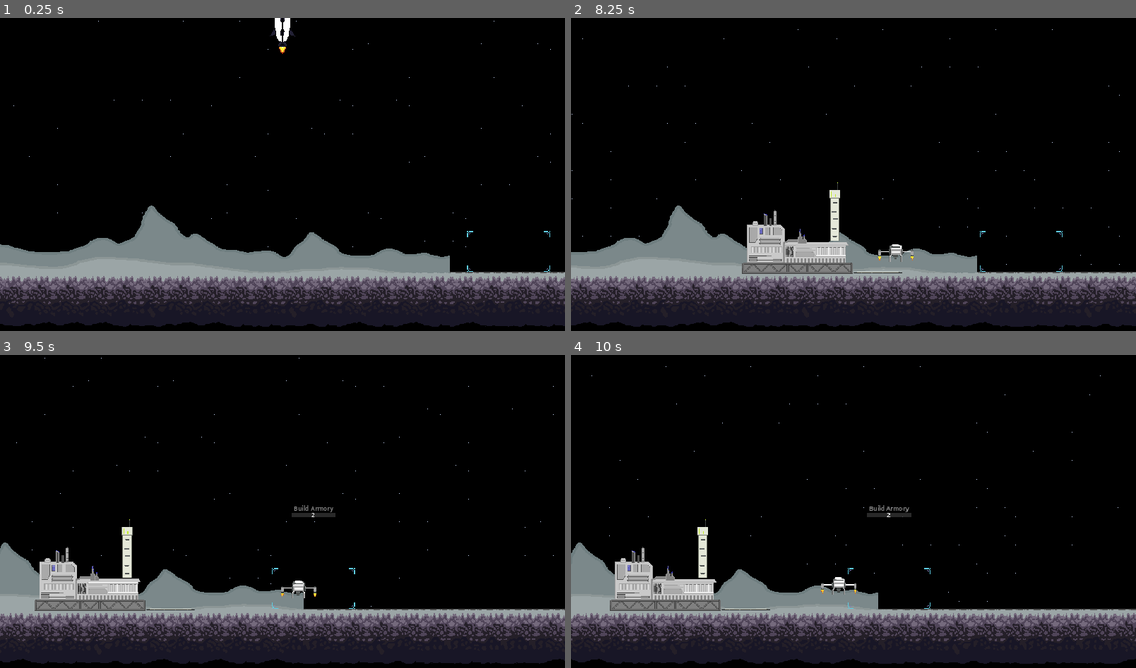
Above: before the commit, frames 1-4 (two rows, left to right).
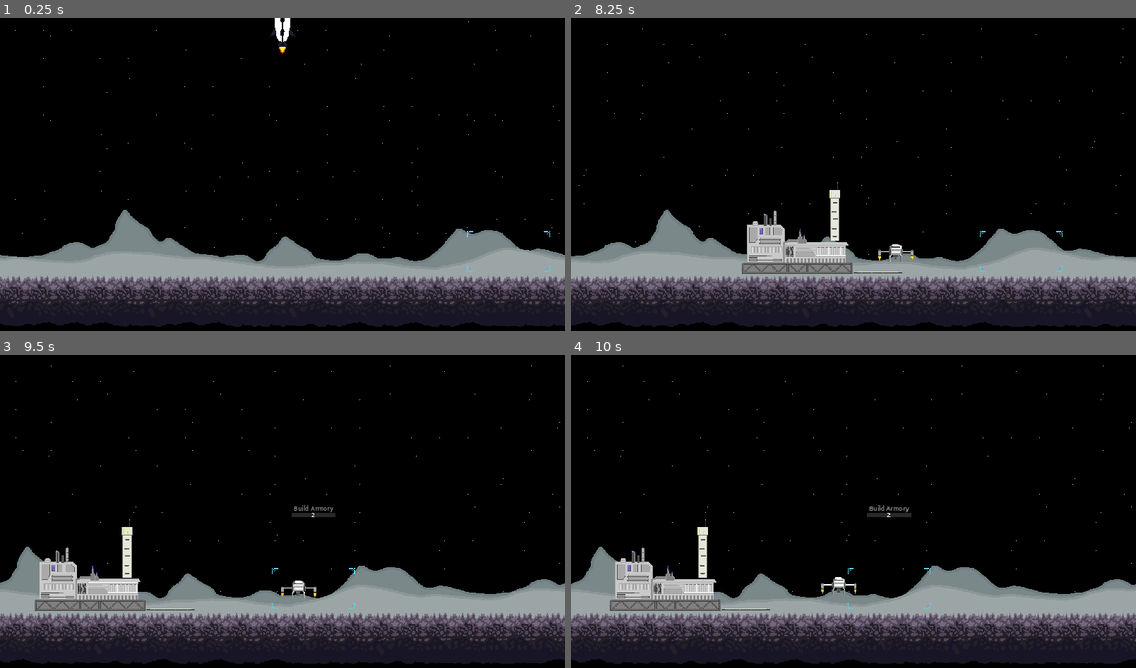
Above: after the commit, the same moments.

Repository: CaptainTiki/protoluna
Game: Godot game, scene res://Utilities/level_root.tscn
Two runs of this game, one before a commit and one after it. Both use one fixed random seed, a clock stepped at 60 frames per second and the inputs below.
Inputs (mouse positions are in pixels of both pictures, inside the frame that each line leads up to):
- Up to frame 1 (0.25 s): no input
- Up to frame 2 (8.25 s): move the mouse to (977, 161) at 0.52 s; hold Right (right) 0.53-2.03 s; tap Space (interact) every 0.75 s from 0.6 to 8.1 s; move the mouse to (740, 193) at 1.27 s; move the mouse to (910, 105) at 2.02 s; hold Left (left) 2.03-2.78 s; move the mouse to (825, 240) at 2.77 s; hold Right (right) 2.78-4.28 s; move the mouse to (1023, 224) at 3.52 s; move the mouse to (684, 127) at 4.27 s; hold Left (left) 4.28-5.03 s; move the mouse to (881, 177) at 5.02 s; hold Right (right) 5.03-5.78 s; move the mouse to (768, 96) at 5.77 s; hold Left (left) 5.78-7.28 s; move the mouse to (977, 161) at 6.52 s; move the mouse to (740, 193) at 7.27 s; hold Right (right) from 7.28 s (still down); move the mouse to (910, 105) at 8.02 s
- Up to frame 3 (9.5 s): keep holding Right (right); move the mouse to (254, 577) at 8.77 s; tap Space (interact) at 8.85 s
- Up to frame 4 (10 s): move the mouse to (1023, 561) at 9.52 s; release Right (right) at 9.53 s; hold Left (left) from 9.53 s (still down); tap Space (interact) at 9.6 s

The runs differ from the first frame. In frame 1, 5.6% of the frame differs, in the area x 0-100%, y 0-82%; in frame 2, 4.4%; in frame 3, 5.3%; in frame 4, 5.3%.
Error after the commit: Parse Error: Expected ":" after function declaration. (res://Units/StateMachine/do_work_state_node.gd:9)

Commit message:
Begin work on worker functions
move to work state
do work state

Diff:
--- a/Buildings/Armory/deploy_armory_node.gd
+++ b/Buildings/Armory/deploy_armory_node.gd
@@ -1,4 +1,4 @@
-extends Node2D
+extends Building
 
 @onready var animation_player: AnimationPlayer = $AnimationPlayer
 @onready var rootNode = $"../../Buildings"
@@ -8,6 +8,8 @@
 
 func _ready() -> void:
 	animation_player.play("Deploy")
+	current_health = 0.0
+	notify_gamemanager()
 	pass
 
 func _process(_delta: float) -> void:
--- a/Buildings/building.gd
+++ b/Buildings/building.gd
@@ -9,15 +9,14 @@
 @export var bar_label : String #this will display the cost of upgrading
 @export var bar_size : Vector2 = Vector2(100,10)
 @export var bar_offset : Vector2 = Vector2(-50,-220)
-
 @export var action_cost : int = 5
-
-@export var health : float = 30
-
+@export var max_health : float = 30.0
 @export var building_cost : float = 5.0 #how high of a priorty target are we for the AI
 
 var cost_increase: int = 2 #default - needs to be changed in init function
 var current_resources : int = 0
+
+var current_health : float
 
 func _init() -> void:
 	add_to_group("friendly")
@@ -30,3 +29,6 @@
 
 func get_target_cost() -> float:
 	return building_cost
+
+func notify_gamemanager():
+	GameManager.notify_building_request(self) #tell thhe game manager we need worker drones
--- a/Components/Scripts/hit_box_component.gd
+++ b/Components/Scripts/hit_box_component.gd
@@ -4,6 +4,7 @@
 
 @export var health_component : HealthComponent
 
+@warning_ignore("unused_signal")
 signal hitbox_hit
 
 func take_damage(dmg : int) -> void:
--- a/Managers/Scripts/game_manager.gd
+++ b/Managers/Scripts/game_manager.gd
@@ -1,4 +1,7 @@
 class_name Game_Manager extends Node
+
+@warning_ignore("unused_signal")
+signal building_request(building: Building)
 
 var debug_node_scene : PackedScene = preload("res://Managers/debug_node.tscn")
 var playerDronescene : PackedScene = preload("res://Units/PlayerDrone/player_drone.tscn")
@@ -7,6 +10,9 @@
 var player : Player_Drone
 
 var interaction_speed : float = 1.5
+
+var worker_drones : Array[Actor] = [] #to keep track of our drones
+var worker_requests : Array[Building] = [] #queue to keep track of build / repairs
 
 # Called when the node enters the scene tree for the first time.
 func _ready():
@@ -41,3 +47,12 @@
 	debug_node.update_time(is_daytime, time)
 func _on_timer_timeout() -> void:
 	pass # Replace with function body.
+
+func add_worker(worker : Actor) -> void:
+	worker_drones.append(worker) #add new drone to list of drones
+	pass
+
+func notify_building_request(building: Building) -> void:
+	worker_requests.append(building)
+	emit_signal("building_request", building)
+	pass
--- /dev/null
+++ b/Units/StateMachine/do_work_state_node.gd
@@ -0,0 +1,9 @@
+class_name DoWorkState extends StateNode
+
+@export var actor : Actor
+@export var animator : AnimationPlayer
+@export var animation_name : String = "idle"
+
+@export var exit_state : StateNode
+
+func enter_state()
--- a/Units/StateMachine/idle_state_node.gd
+++ b/Units/StateMachine/idle_state_node.gd
@@ -8,6 +8,8 @@
 @export var idle_time_max : float = 3.0
 
 @export var exit_state : StateNode
+@export var wander_state : StateNode
+@export var build_request_state : StateNode
 
 var timer
 
@@ -37,4 +39,7 @@
 func _process(_delta) -> void:
 	if timer.time_left <= 0:
 		_exit_state()
+	if actor.has_method("has_build_request"):
+		if actor.has_build_request():
+			exit_state = build_request_state
 	pass
--- /dev/null
+++ b/Units/StateMachine/move_to_state_node.gd
@@ -0,0 +1,31 @@
+class_name MoveToState extends StateNode
+
+@export var actor : Actor
+@export var animator : AnimationPlayer
+@export var animation_name : String = "wander"
+
+@export var exit_state : StateNode
+
+func _ready() -> void:
+	set_process(false)
+	set_physics_process(false)
+
+func _enter_state() -> void:
+	set_process(true)
+	set_physics_process(true)
+	animator.play(animation_name)
+	actor.is_moving = false
+	actor.move_direction = 0
+
+	if actor is WorkerDrone:
+		var building_collider = actor.build_request_target.get_node("CollisionShape2D")
+
+
+func _exit_state() -> void:
+	state_exit_signal.emit()
+	set_process(false)
+	set_physics_process(false)
+
+func _process(_delta) -> void:
+	_exit_state()
+	pass
--- a/Units/StateMachine/wander_state_node.gd
+++ b/Units/StateMachine/wander_state_node.gd
@@ -10,6 +10,8 @@
 @export var wander_time_max : float = 3.0
 
 @export var exit_state : StateNode
+@export var idle_state : StateNode
+@export var build_request_state : StateNode
 
 func _ready() -> void:
 	set_process(false)
@@ -34,6 +36,10 @@
 	pass
 
 func _process(_delta) -> void:
+	if actor.has_method("has_build_request"):
+		if actor.has_build_request():
+			exit_state = build_request_state
+		pass
 	if timer.time_left <= 0:
 		_exit_state()
 	pass
--- a/Units/WorkerDrone/worker_drone.gd
+++ b/Units/WorkerDrone/worker_drone.gd
@@ -1,4 +1,9 @@
 class_name WorkerDrone extends Actor
+
+@onready var state_machine = $StateMachine
+
+var is_idle = true
+var build_request_target : Building
 
 func _init():
 	super._init()
@@ -6,6 +11,7 @@
 
 func _ready() -> void:
 	GameManager.add_debug_info(self.name, str(velocity))
+	GameManager.connect("building_request",_on_build_request)
 	pass
 
 func _process(_delta):
@@ -35,3 +41,14 @@
 		velocity += get_gravity()
 
 	move_and_slide()
+
+func _on_build_request() -> void:
+	if is_idle:
+		is_idle = false
+		#change state to working
+	pass
+
+func has_build_request() -> bool:
+	if not build_request_target == null:
+		return true
+	return false
--- a/Units/WorkerDrone/worker_drone.tscn
+++ b/Units/WorkerDrone/worker_drone.tscn
@@ -1,11 +1,13 @@
-[gd_scene load_steps=12 format=3 uid="uid://bibl2spaf5lnm"]
+[gd_scene load_steps=14 format=3 uid="uid://bibl2spaf5lnm"]
 
 [ext_resource type="Script" path="res://Units/WorkerDrone/worker_drone.gd" id="1_jgtm0"]
 [ext_resource type="Texture2D" uid="uid://bognrv2poasve" path="res://Assets/Sprites/Vehicles/WorkerDrone/WorkerDrone.png" id="2_bxlbm"]
 [ext_resource type="Script" path="res://Units/StateMachine/state_machine.gd" id="3_wkit2"]
 [ext_resource type="PackedScene" uid="uid://dpg00t6bm23ut" path="res://Units/StateMachine/idle_state_node.tscn" id="4_giibt"]
 [ext_resource type="PackedScene" uid="uid://bubu0n0kp0fk8" path="res://Units/StateMachine/wander_state_node.tscn" id="4_nhe2b"]
+[ext_resource type="Script" path="res://Units/StateMachine/move_to_state_node.gd" id="6_1omjk"]
 [ext_resource type="PackedScene" uid="uid://cx7hoin0moo2f" path="res://Units/unit_light.tscn" id="6_bswpp"]
+[ext_resource type="Script" path="res://Units/StateMachine/do_work_state_node.gd" id="7_50dcp"]
 
 [sub_resource type="Animation" id="Animation_wcfop"]
 length = 0.001
@@ -89,14 +91,32 @@
 script = ExtResource("3_wkit2")
 current_state = NodePath("IdleStateNode")
 
-[node name="IdleStateNode" parent="StateMachine" node_paths=PackedStringArray("actor", "animator", "exit_state") instance=ExtResource("4_giibt")]
+[node name="IdleStateNode" parent="StateMachine" node_paths=PackedStringArray("actor", "animator", "exit_state", "wander_state", "build_request_state") instance=ExtResource("4_giibt")]
 actor = NodePath("../..")
 animator = NodePath("../../AnimationPlayer")
 exit_state = NodePath("../WanderStateNode")
+wander_state = NodePath("../WanderStateNode")
+build_request_state = NodePath("../MoveToStateNode")
 
-[node name="WanderStateNode" parent="StateMachine" node_paths=PackedStringArray("actor", "animator", "exit_state") instance=ExtResource("4_nhe2b")]
+[node name="WanderStateNode" parent="StateMachine" node_paths=PackedStringArray("actor", "animator", "exit_state", "idle_state", "build_request_state") instance=ExtResource("4_nhe2b")]
 actor = NodePath("../..")
 animator = NodePath("../../AnimationPlayer")
+exit_state = NodePath("../IdleStateNode")
+idle_state = NodePath("../IdleStateNode")
+build_request_state = NodePath("../MoveToStateNode")
+
+[node name="MoveToStateNode" type="Node" parent="StateMachine" node_paths=PackedStringArray("actor", "animator", "exit_state")]
+script = ExtResource("6_1omjk")
+actor = NodePath("../..")
+animator = NodePath("../../AnimationPlayer")
+animation_name = null
+exit_state = NodePath("../DoWorkStateNode")
+
+[node name="DoWorkStateNode" type="Node" parent="StateMachine" node_paths=PackedStringArray("actor", "animator", "exit_state")]
+script = ExtResource("7_50dcp")
+actor = NodePath("../..")
+animator = NodePath("../../AnimationPlayer")
+animation_name = null
 exit_state = NodePath("../IdleStateNode")
 
 [node name="UnitLight" parent="." instance=ExtResource("6_bswpp")]
--- a/Utilities/level_root.tscn
+++ b/Utilities/level_root.tscn
@@ -24,6 +24,7 @@
 script = ExtResource("2_wmpko")
 day_duration = 15.0
 night_duration = 15.0
+night_color = Color(0.5538, 0.5538, 0.78, 1)
 
 [node name="Timer" type="Timer" parent="Managers/Time_Manager"]
 
@@ -31,29 +32,34 @@
 
 [node name="Camera2D" parent="CanvasGroup" instance=ExtResource("2_vy1du")]
 
-[node name="TileMapLayerSky" type="TileMapLayer" parent="CanvasGroup"]
+[node name="paralax_hills3" type="Parallax2D" parent="CanvasGroup"]
+scroll_scale = Vector2(0.15, 0.15)
+repeat_size = Vector2(1280, 0)
+repeat_times = 3
+
+[node name="TileMapLayerSky" type="TileMapLayer" parent="CanvasGroup/paralax_hills3"]
 position = Vector2(12, 40)
 tile_map_data = PackedByteArray("AADk/wgAAAADAAMAAADk/wcAAAADAAMAAADk/wYAAAAAAAMAAADk/wUAAAAAAAMAAADk/wQAAAAAAAIAAADk/w …(27792 unchanged characters)…
 tile_set = ExtResource("2_d7dq7")
 
+[node name="paralax_hills2" type="Parallax2D" parent="CanvasGroup"]
+scroll_scale = Vector2(0.5, 0.5)
+repeat_size = Vector2(1280, 0)
+repeat_times = 3
+
+[node name="Sprite2D" type="Sprite2D" parent="CanvasGroup/paralax_hills2"]
+position = Vector2(-3.05176e-05, 231)
+scale = Vector2(1.25, 1)
+texture = ExtResource("5_evsgj")
+
 [node name="Paralax_hills1" type="Parallax2D" parent="CanvasGroup"]
 scroll_scale = Vector2(0.75, 0.75)
-scroll_offset = Vector2(-100, 0)
+scroll_offset = Vector2(-123, -3)
 repeat_size = Vector2(1280, 0)
-repeat_times = 2
+repeat_times = 3
 
 [node name="Sprite2D" type="Sprite2D" parent="CanvasGroup/Paralax_hills1"]
 position = Vector2(-3.62992e-05, 231)
-scale = Vector2(1.25, 1)
-texture = ExtResource("5_evsgj")
-
-[node name="paralax_hills2" type="Parallax2D" parent="CanvasGroup"]
-scroll_scale = Vector2(0.5, 0.5)
-repeat_size = Vector2(1280, 0)
-repeat_times = 2
-
-[node name="Sprite2D" type="Sprite2D" parent="CanvasGroup/paralax_hills2"]
-position = Vector2(-3.05176e-05, 231)
 scale = Vector2(1.25, 1)
 texture = ExtResource("6_0gjy5")
 
--- a/Utilities/time_manager.gd
+++ b/Utilities/time_manager.gd
@@ -4,14 +4,16 @@
 @export var day_duration: float = 180.0
 @export var night_duration: float = 180.0
 @export var day_color: Color = Color(1,1,1,1) # Bright and white for daytime
-@export var night_color: Color = Color(0.5,0.5,0.7,1) #dim and blueish for nighttime
+@export var night_color: Color = Color(0.55,0.55,0.75,1) #dim and blueish for nighttime
 
 
 @onready var timer: Timer = $Timer
 @onready var canvas_modulate: CanvasModulate = $"../../CanvasModulate"
 
 # Signals for day/night transitions
+@warning_ignore("unused_signal")
 signal day_started
+@warning_ignore("unused_signal")
 signal night_started
 
 # internal state variables
